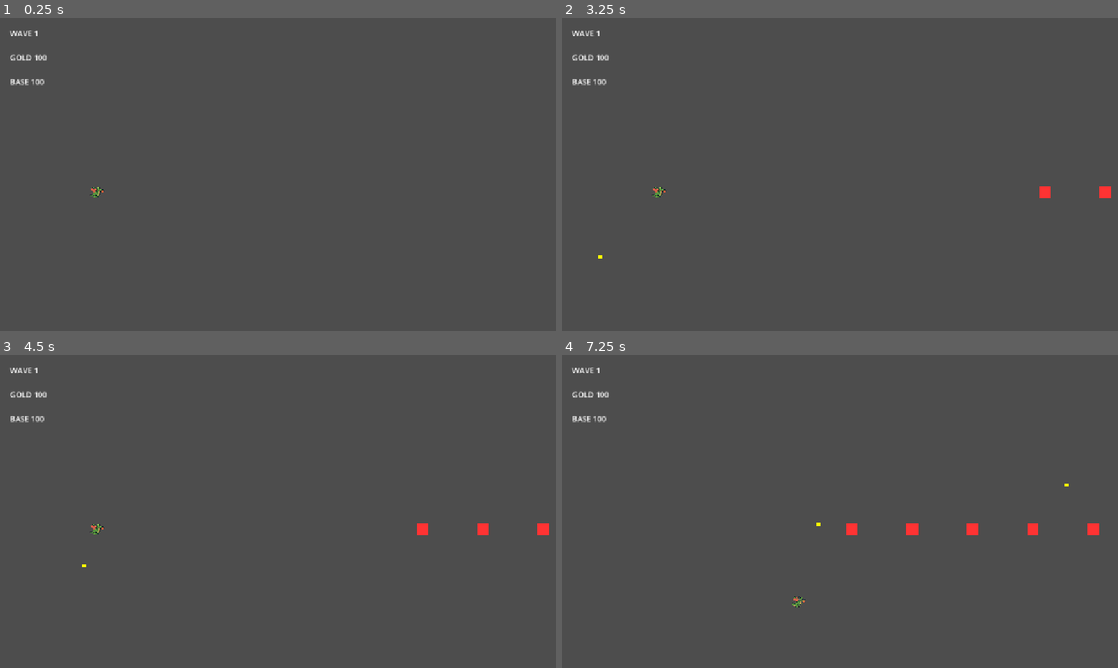
Above: before the commit, frames 1-4 (two rows, left to right).
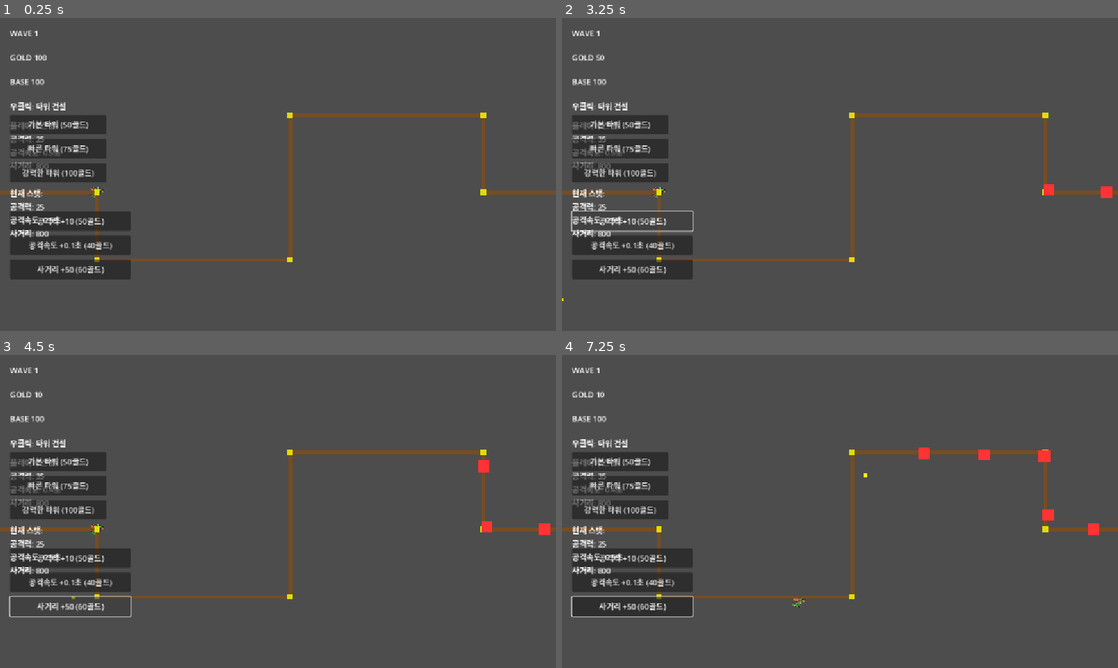
Above: after the commit, the same moments.

Repository: jjhnom/toyPjt
Game: Godot game, scene res://scenes/Main.tscn
The game is run twice, just before and just after one commit, with the same random seed, the same clock (stepped at 60 frames per second) and the same inputs.
Inputs (mouse positions are in pixels of both pictures, inside the frame that each line leads up to):
- Up to frame 1 (0.25 s): no input
- Up to frame 2 (3.25 s): click (617, 124) at 0.5 s, where only the run after the commit has a clickable "기본 타워 (50골드)"; click (617, 149) at 1.25 s, where only the run after the commit has a clickable "빠른 타워 (75골드)"; click (617, 171) at 2 s, where only the run after the commit has a clickable "강력한 타워 (100골드)"; click (634, 221) at 2.75 s, where only the run after the commit has a clickable "공격력 +10 (50골드)"
- Up to frame 3 (4.5 s): click (72, 583) at 3.5 s, where only the run after the commit has a clickable "공격속도 +0.1초 (40골드)"; click (72, 605) at 4.25 s, where only the run after the commit has a clickable "사거리 +50 (60골드)"
- Up to frame 4 (7.25 s): tap Enter (ui_accept, bound only before the commit) at 5, 5.85, 6.02, 6.32 s; move the mouse to (962, 495) at 5.02 s; hold D 5.03-5.78 s; hold Enter (ui_accept, bound only before the commit) 5.03-5.78 s; click (962, 495) at 5.17 s; move the mouse to (728, 527) at 5.77 s; hold S 5.78-6.53 s; click (728, 527) at 5.92 s; move the mouse to (895, 442) at 6.52 s; hold D from 6.53 s (still down); hold Enter (ui_accept, bound only before the commit) from 6.53 s (still down); click (895, 442) at 6.67 s

The runs differ from the first frame. In frame 1, 8.3% of the frame differs, in the area x 0-100%, y 26-84%; in frame 2, 7.7%; in frame 3, 7.6%; in frame 4, 9.0%, in the area x 0-100%, y 11-84%.

Commit message:
test

Diff:
--- a/project.godot
+++ b/project.godot
@@ -70,3 +70,10 @@
 "type": 0
 }]
 }
+ui_accept={
+"deadzone": 0.5,
+"events": [{
+"scancode": 32,
+"type": 0
+}]
+}
--- a/scenes/HUD.tscn
+++ b/scenes/HUD.tscn
@@ -20,3 +20,18 @@
 offset_right = 200.0
 offset_bottom = 160.0
 text = "BASE 100"
+[node name="TowerLabel" type="Label" parent="."]
+offset_left = 20.0
+offset_top = 170.0
+offset_right = 300.0
+offset_bottom = 200.0
+text = "우클릭: 타워 건설"
+[node name="PlayerStatsLabel" type="Label" parent="."]
+offset_left = 20.0
+offset_top = 210.0
+offset_right = 300.0
+offset_bottom = 280.0
+text = "플레이어 스탯:
+공격력: 25
+공격속도: 0.5초
+사거리: 800"
--- a/scenes/Main.tscn
+++ b/scenes/Main.tscn
@@ -1,9 +1,13 @@
-[gd_scene load_steps=5 format=3 uid="uid://dd5m1j78pxam1"]
+[gd_scene load_steps=9 format=3 uid="uid://dd5m1j78pxam1"]
 
 [ext_resource type="Script" uid="uid://g7kgjt0g2i1o" path="res://scripts/Main.gd" id="1"]
 [ext_resource type="PackedScene" path="res://scenes/Player.tscn" id="2"]
 [ext_resource type="PackedScene" path="res://scenes/HUD.tscn" id="3"]
 [ext_resource type="PackedScene" path="res://scenes/Spawner.tscn" id="4"]
+[ext_resource type="PackedScene" path="res://scenes/TowerManager.tscn" id="5"]
+[ext_resource type="PackedScene" path="res://scenes/TowerUI.tscn" id="6"]
+[ext_resource type="PackedScene" path="res://scenes/PlayerUpgradeUI.tscn" id="7"]
+[ext_resource type="PackedScene" path="res://scenes/PathVisualizer.tscn" id="8"]
 
 [node name="Main" type="Node2D"]
 script = ExtResource("1")
@@ -14,3 +18,11 @@
 [node name="HUD" parent="." instance=ExtResource("3")]
 
 [node name="Spawner" parent="." instance=ExtResource("4")]
+
+[node name="TowerManager" parent="." instance=ExtResource("5")]
+
+[node name="TowerUI" parent="." instance=ExtResource("6")]
+
+[node name="PlayerUpgradeUI" parent="." instance=ExtResource("7")]
+
+[node name="PathVisualizer" parent="." instance=ExtResource("8")]
--- /dev/null
+++ b/scenes/PathVisualizer.tscn
@@ -0,0 +1,5 @@
+[gd_scene load_steps=2]
+[ext_resource type="Script" path="res://scripts/PathVisualizer.gd" id="1"]
+
+[node name="PathVisualizer" type="Node2D"]
+script=ExtResource("1")
--- /dev/null
+++ b/scenes/PlayerUpgradeUI.tscn
@@ -0,0 +1,5 @@
+[gd_scene load_steps=2]
+[ext_resource type="Script" path="res://scripts/PlayerUpgradeUI.gd" id="1"]
+
+[node name="PlayerUpgradeUI" type="CanvasLayer"]
+script=ExtResource("1")
--- /dev/null
+++ b/scenes/Tower.tscn
@@ -0,0 +1,5 @@
+[gd_scene load_steps=2]
+[ext_resource type="Script" path="res://scripts/Tower.gd" id="1"]
+
+[node name="Tower" type="Area2D"]
+script=ExtResource("1")
--- /dev/null
+++ b/scenes/TowerManager.tscn
@@ -0,0 +1,5 @@
+[gd_scene load_steps=2]
+[ext_resource type="Script" path="res://scripts/TowerManager.gd" id="1"]
+
+[node name="TowerManager" type="Node2D"]
+script=ExtResource("1")
--- /dev/null
+++ b/scenes/TowerUI.tscn
@@ -0,0 +1,5 @@
+[gd_scene load_steps=2]
+[ext_resource type="Script" path="res://scripts/TowerUI.gd" id="1"]
+
+[node name="TowerUI" type="CanvasLayer"]
+script=ExtResource("1")
--- a/scripts/Enemy.gd
+++ b/scripts/Enemy.gd
@@ -5,6 +5,11 @@
 var current_hp = 100
 var hp_scale = 1.0
 var gold_reward = 5
+
+# 경로 관련 변수들
+var path_points = []
+var current_path_index = 0
+var path_finished = false
 
 # 죽음 신호
 signal enemy_died
@@ -17,12 +22,28 @@
 	# enemy 그룹에 추가 (투사체 충돌 감지용)
 	add_to_group("enemy")
 
+	# 경로 설정
+	setup_path()
+
 func _physics_process(_delta):
-	velocity = Vector2.LEFT * speed
-	move_and_slide()
+	# 경로를 따라 이동
+	if not path_finished and current_path_index < path_points.size():
+		var target_point = path_points[current_path_index]
+		var direction = (target_point - position).normalized()
 
-	# 화면 왼쪽 끝에 도달하면 베이스에 데미지
-	if position.x < -50:
+		# 목표 지점에 가까워지면 다음 지점으로 이동
+		if position.distance_to(target_point) < 10:
+			current_path_index += 1
+			if current_path_index >= path_points.size():
+				path_finished = true
+				damage_base()
+				queue_free()
+				return
+		else:
+			velocity = direction * speed
+			move_and_slide()
+	else:
+		# 경로가 끝났으면 베이스에 데미지
 		damage_base()
 		queue_free()
 
@@ -62,6 +83,27 @@
 	if main and main.has_method("on_enemy_reach_base"):
 		main.on_enemy_reach_base(1)
 
+	# Spawner에도 적이 베이스에 도달했다고 알림 (웨이브 클리어를 위해)
+	var spawner = main.get_node("Spawner")
+	if spawner and spawner.has_method("on_enemy_reach_base"):
+		spawner.on_enemy_reach_base()
+
+func setup_path():
+	# 기본 경로 설정 (오른쪽에서 시작해서 왼쪽으로 이동)
+	# 화면 크기: 1280x720
+	path_points = [
+		Vector2(1200, 360),  # 시작점 (오른쪽)
+		Vector2(1000, 360),  # 첫 번째 구간
+		Vector2(1000, 200),  # 위로 올라가기
+		Vector2(600, 200),   # 왼쪽으로 이동
+		Vector2(600, 500),   # 아래로 내려가기
+		Vector2(200, 500),   # 왼쪽으로 이동
+		Vector2(200, 360),   # 위로 올라가기
+		Vector2(-50, 360)    # 베이스 (왼쪽 끝)
+	]
+
+	print("적 경로 설정 완료! 경로 포인트 수: ", path_points.size())
+
 func connect_death_signal(target, method_name):
 	print("Enemy: 죽음 신호 연결 시도 - 대상: ", target, " 메서드: ", method_name)
 	enemy_died.connect(Callable(target, method_name))
--- a/scripts/HUD.gd
+++ b/scripts/HUD.gd
@@ -2,6 +2,7 @@
 @onready var wave_label=$WaveLabel
 @onready var gold_label=$GoldLabel
 @onready var base_label=$BaseLabel
+@onready var player_stats_label=$PlayerStatsLabel
 
 # 게임 상태 변수들
 var current_gold = 100  # 초기 골드
@@ -54,3 +55,7 @@
 # 게임 오버 체크
 func is_game_over():
 	return base_hp <= 0
+
+# 플레이어 스탯 업데이트
+func update_player_stats(damage, cooldown, range_value):
+	player_stats_label.text = "플레이어 스탯:\n공격력: %d\n공격속도: %.1f초\n사거리: %d" % [damage, cooldown, range_value]
--- /dev/null
+++ b/scripts/PathVisualizer.gd
@@ -0,0 +1,47 @@
+extends Node2D
+
+func _ready():
+	# 경로 시각화
+	draw_path()
+
+func draw_path():
+	# 경로 포인트들
+	var path_points = [
+		Vector2(1200, 360),  # 시작점 (오른쪽)
+		Vector2(1000, 360),  # 첫 번째 구간
+		Vector2(1000, 200),  # 위로 올라가기
+		Vector2(600, 200),   # 왼쪽으로 이동
+		Vector2(600, 500),   # 아래로 내려가기
+		Vector2(200, 500),   # 왼쪽으로 이동
+		Vector2(200, 360),   # 위로 올라가기
+		Vector2(-50, 360)    # 베이스 (왼쪽 끝)
+	]
+
+	# 경로 라인 그리기
+	for i in range(path_points.size() - 1):
+		var start_point = path_points[i]
+		var end_point = path_points[i + 1]
+
+		# 라인 노드 생성
+		var line = Line2D.new()
+		line.add_point(start_point)
+		line.add_point(end_point)
+		line.width = 8
+		line.default_color = Color(0.5, 0.3, 0.1, 0.8)  # 갈색 도로
+		add_child(line)
+
+	# 경로 포인트들에 마커 표시
+	for i in range(path_points.size()):
+		var point = path_points[i]
+		var marker = ColorRect.new()
+		marker.size = Vector2(12, 12)
+		marker.position = point - Vector2(6, 6)
+		if i == 0:
+			marker.color = Color(0, 1, 0, 0.8)  # 시작점: 초록색
+		elif i == path_points.size() - 1:
+			marker.color = Color(1, 0, 0, 0.8)  # 끝점: 빨간색
+		else:
+			marker.color = Color(1, 1, 0, 0.8)  # 중간점: 노란색
+		add_child(marker)
+
+	print("경로 시각화 완료! 포인트 수: ", path_points.size())
--- a/scripts/Player.gd
+++ b/scripts/Player.gd
@@ -4,6 +4,7 @@
 var projectile_scene = preload("res://scenes/Projectile.tscn")
 var attack_damage = 25
 var attack_cooldown = 0.5
+var attack_range = 800  # 사거리 추가
 var last_attack_time = 0.0
 
 func _ready():
@@ -12,6 +13,8 @@
 
 		# player 그룹에 추가 (투사체 충돌 방지용)
 		add_to_group("player")
+
+		print("플레이어 초기화 완료! 위치: %s, 공격력: %d, 쿨다운: %.2f초, 사거리: %d" % [position, attack_damage, attack_cooldown, attack_range])
 
 
 func _physics_process(delta):
@@ -41,26 +44,51 @@
 func handle_attack(delta):
 		last_attack_time += delta
 
-		# 마우스 클릭 직접 감지
-		if Input.is_mouse_button_pressed(MOUSE_BUTTON_LEFT) and last_attack_time >= attack_cooldown:
+		# 여러 가지 입력 방법으로 공격 감지
+		var attack_pressed = false
+
+		# 1. 액션 기반 입력
+		if Input.is_action_just_pressed("attack"):
+				attack_pressed = true
+				print("플레이어: 액션 기반 공격 감지!")
+
+		# 2. 직접 마우스 버튼 감지
+		elif Input.is_mouse_button_pressed(MOUSE_BUTTON_LEFT):
+				attack_pressed = true
+				print("플레이어: 직접 마우스 버튼 감지!")
+
+		# 3. 스페이스바로도 공격 가능 (테스트용)
+		elif Input.is_action_just_pressed("ui_accept"):
+				attack_pressed = true
+				print("플레이어: 스페이스바 공격 감지!")
+
+		if attack_pressed and last_attack_time >= attack_cooldown:
+				print("플레이어: 공격 시도! 쿨다운: %.2f/%.2f" % [last_attack_time, attack_cooldown])
 				shoot_projectile()
 				last_attack_time = 0.0
+		elif attack_pressed:
+				print("플레이어: 공격 시도했지만 쿨다운 중 (%.2f/%.2f)" % [last_attack_time, attack_cooldown])
 
 func shoot_projectile():
+		print("플레이어: 투사체 발사 시작!")
+
 		# 투사체 생성
 		var projectile = projectile_scene.instantiate()
 		get_tree().current_scene.add_child(projectile)
 
-		# 투사체 위치 설정 (플레이어 위치)
-		projectile.position = position
-
-		# 마우스 방향으로 발사
+		# 투사체 위치 설정 (플레이어 위치에서 약간 앞으로)
 		var mouse_pos = get_global_mouse_position()
 		var direction = (mouse_pos - position).normalized()
+		projectile.position = position + direction * 30  # 플레이어에서 30픽셀 앞에 생성
+
+		# 방향 설정
 		projectile.set_direction(direction)
 
-		# 데미지 설정
+		# 데미지와 사거리 설정
 		projectile.set_damage(attack_damage)
+		projectile.set_range(attack_range)
+
+		print("플레이어: 투사체 발사 완료! 위치: %s, 방향: %s, 데미지: %d, 사거리: %d" % [projectile.position, direction, attack_damage, attack_range])
 
 func upgrade_attack_damage(amount):
 	attack_damage += amount
@@ -69,3 +97,15 @@
 func upgrade_attack_speed(amount):
 	attack_cooldown = max(0.1, attack_cooldown - amount)
 	print("공격 속도 업그레이드: 쿨다운 %.2f초" % attack_cooldown)
+
+func upgrade_attack_range(amount):
+	attack_range += amount
+	print("사거리 업그레이드: %d" % attack_range)
+
+# 현재 스탯 정보 반환
+func get_stats():
+	return {
+		"damage": attack_damage,
+		"cooldown": attack_cooldown,
+		"range": attack_range
+	}
--- /dev/null
+++ b/scripts/PlayerUpgradeUI.gd
@@ -0,0 +1,80 @@
+extends CanvasLayer
+
+@onready var player = get_tree().current_scene.get_node("Player")
+@onready var hud = get_tree().current_scene.get_node("HUD")
+
+var upgrade_costs = {
+	"damage": 50,
+	"speed": 40,
+	"range": 60
+}
+
+var upgrade_amounts = {
+	"damage": 10,
+	"speed": 0.1,
+	"range": 50
+}
+
+func _ready():
+	# 업그레이드 버튼들 생성
+	create_upgrade_buttons()
+
+func create_upgrade_buttons():
+	# 공격력 업그레이드 버튼
+	var damage_button = create_button("공격력 +10 (%d골드)" % upgrade_costs["damage"], Vector2(20, 400))
+	damage_button.pressed.connect(_on_damage_upgrade_pressed)
+
+	# 공격속도 업그레이드 버튼
+	var speed_button = create_button("공격속도 +0.1초 (%d골드)" % upgrade_costs["speed"], Vector2(20, 450))
+	speed_button.pressed.connect(_on_speed_upgrade_pressed)
+
+	# 사거리 업그레이드 버튼
+	var range_button = create_button("사거리 +50 (%d골드)" % upgrade_costs["range"], Vector2(20, 500))
+	range_button.pressed.connect(_on_range_upgrade_pressed)
+
+	# 스탯 표시 라벨
+	var stats_label = Label.new()
+	stats_label.position = Vector2(20, 350)
+	stats_label.text = "현재 스탯:\n공격력: 25\n공격속도: 0.5초\n사거리: 800"
+	add_child(stats_label)
+
+func create_button(text, pos):
+	var button = Button.new()
+	button.text = text
+	button.position = pos
+	button.size = Vector2(250, 40)
+	add_child(button)
+	return button
+
+func _on_damage_upgrade_pressed():
+	if hud and hud.spend_gold(upgrade_costs["damage"]):
+		player.upgrade_attack_damage(upgrade_amounts["damage"])
+		upgrade_costs["damage"] += 10  # 다음 업그레이드 비용 증가
+		update_hud_stats()
+		print("공격력 업그레이드 완료! 비용: %d골드" % (upgrade_costs["damage"] - 10))
+	else:
+		print("골드가 부족합니다! 필요: %d골드" % upgrade_costs["damage"])
+
+func _on_speed_upgrade_pressed():
+	if hud and hud.spend_gold(upgrade_costs["speed"]):
+		player.upgrade_attack_speed(upgrade_amounts["speed"])
+		upgrade_costs["speed"] += 5  # 다음 업그레이드 비용 증가
+		update_hud_stats()
+		print("공격속도 업그레이드 완료! 비용: %d골드" % (upgrade_costs["speed"] - 5))
+	else:
+		print("골드가 부족합니다! 필요: %d골드" % upgrade_costs["speed"])
+
+func _on_range_upgrade_pressed():
+	if hud and hud.spend_gold(upgrade_costs["range"]):
+		player.upgrade_attack_range(upgrade_amounts["range"])
+		upgrade_costs["range"] += 15  # 다음 업그레이드 비용 증가
+		update_hud_stats()
+		print("사거리 업그레이드 완료! 비용: %d골드" % (upgrade_costs["range"] - 15))
+	else:
+		print("골드가 부족합니다! 필요: %d골드" % upgrade_costs["range"])
+
+# HUD 스탯 업데이트
+func update_hud_stats():
+	if player and hud:
+		var stats = player.get_stats()
+		hud.update_player_stats(stats["damage"], stats["cooldown"], stats["range"])
--- a/scripts/Projectile.gd
+++ b/scripts/Projectile.gd
@@ -1,8 +1,11 @@
 extends Area2D
 
-var speed = 400
+var speed = 600
 var damage = 25
 var direction = Vector2.RIGHT
+var max_range = 300  # 최대 사거리
+var traveled_distance = 0.0  # 이동한 거리
+var start_position = Vector2.ZERO  # 시작 위치
 
 func _ready():
 	# 충돌 감지 연결
@@ -12,11 +15,26 @@
 	# projectile 그룹에 추가 (정리용)
 	add_to_group("projectile")
 
+	# 시작 위치 저장
+	start_position = position
+
+	print("투사체 생성! 위치: %s, 방향: %s, 데미지: %d, 사거리: %d" % [position, direction, damage, max_range])
+
 func _physics_process(delta):
 	position += direction * speed * delta
 
+	# 이동한 거리 계산
+	traveled_distance = start_position.distance_to(position)
+
+	# 사거리 초과하면 제거
+	if traveled_distance >= max_range:
+		print("투사체: 사거리 초과로 제거! 이동거리: %.1f/%d" % [traveled_distance, max_range])
+		queue_free()
+		return
+
 	# 화면 밖으로 나가면 제거
 	if position.x > 1300 or position.x < -100 or position.y > 800 or position.y < -100:
+		print("투사체: 화면 밖으로 나가서 제거! 위치: %s" % position)
 		queue_free()
 
 func _on_body_entered(body):
@@ -24,6 +42,10 @@
 	# 플레이어와 충돌하면 무시
 	if body.is_in_group("player"):
 		print("플레이어와 충돌 - 무시")
+		return
+	# 타워와 충돌하면 무시
+	if body.is_in_group("tower"):
+		print("타워와 충돌 - 무시")
 		return
 	# 적과 충돌했을 때
 	if body.is_in_group("enemy"):
@@ -54,3 +76,6 @@
 
 func set_direction(dir):
 	direction = dir.normalized()
+
+func set_range(range_value):
+	max_range = range_value
--- a/scripts/Spawner.gd
+++ b/scripts/Spawner.gd
@@ -75,10 +75,9 @@
 				spawn_timer = 0.0
 				enemies_spawned += 1
 
-		# 모든 적을 스폰했고, 모든 적이 죽었으면 웨이브 클리어
-		elif enemies_killed >= default_enemy_count:
-			print("웨이브 클리어 조건 만족: %d/%d" % [enemies_killed, default_enemy_count])
-			notify_wave_cleared()
+		# 모든 적을 스폰했고, 모든 적이 처리되었으면 웨이브 클리어
+		elif enemies_spawned >= default_enemy_count:
+			check_wave_clear()
 		return
 
 	var wave_info = wave_data[wave_key]
@@ -93,16 +92,15 @@
 			spawn_timer = 0.0
 			enemies_spawned += 1
 
-	# 모든 적을 스폰했고, 모든 적이 죽었으면 웨이브 클리어
-	elif enemies_killed >= enemy_count:
-		print("웨이브 클리어 조건 만족: %d/%d" % [enemies_killed, enemy_count])
-		notify_wave_cleared()
+	# 모든 적을 스폰했고, 모든 적이 처리되었으면 웨이브 클리어
+	elif enemies_spawned >= enemy_count:
+		check_wave_clear()
 
 func spawn_enemy(hp_scale):
 	var enemy = enemy_scene.instantiate()
 	get_tree().current_scene.add_child(enemy)
 
-	# 적 위치 설정 (화면 오른쪽에서 시작)
+	# 적 위치 설정 (경로의 시작점)
 	enemy.position = Vector2(1200, 360)
 
 	# HP 스케일 적용 (Enemy 스크립트에 hp_scale 변수가 있다고 가정)
@@ -131,7 +129,35 @@
 	else:
 		print("Main 노드를 찾을 수 없거나 on_enemy_killed 메서드가 없습니다!")
 
+	# 웨이브 클리어 체크
+	check_wave_clear()
+
+func on_enemy_reach_base():
+	# 적이 베이스에 도달했을 때도 처치된 것으로 카운트 (웨이브 클리어를 위해)
+	enemies_killed += 1
+	print("Spawner: 적이 베이스에 도달! %d/%d" % [enemies_killed, enemies_spawned])
+
+	# 웨이브 클리어 체크
+	check_wave_clear()
+
 func notify_wave_cleared():
 	print("웨이브 %d 클리어!" % current_wave)
 	if main_node and main_node.has_method("notify_wave_cleared"):
 		main_node.notify_wave_cleared()
+
+func check_wave_clear():
+	# 웨이브 데이터 확인
+	var wave_key = str(current_wave)
+	var enemy_count = 0
+
+	if wave_data.has(wave_key):
+		var wave_info = wave_data[wave_key]
+		enemy_count = wave_info.get("count", 1)
+	else:
+		# 기본값으로 웨이브 진행
+		enemy_count = 10 + current_wave * 2
+
+	# 모든 적을 스폰했고, 모든 적이 처리되었으면 웨이브 클리어
+	if enemies_spawned >= enemy_count and enemies_killed >= enemy_count:
+		print("웨이브 클리어 조건 만족: %d/%d" % [enemies_killed, enemy_count])
+		notify_wave_cleared()
--- /dev/null
+++ b/scripts/Tower.gd
@@ -0,0 +1,102 @@
+extends Area2D
+
+var damage = 30
+var attack_range = 200
+var fire_rate = 0.5
+var last_shot_time = 0.0
+var target = null
+var projectile_scene = preload("res://scenes/Projectile.tscn")
+
+func _ready():
+	# 타워 그룹에 추가
+	add_to_group("tower")
+
+	# 시각적 요소 추가
+	var color_rect = ColorRect.new()
+	color_rect.size = Vector2(40, 40)
+	color_rect.position = Vector2(-20, -20)
+	color_rect.color = Color(0.2, 0.8, 0.2, 1)  # 초록색
+	add_child(color_rect)
+
+	# 충돌 모양 추가
+	var collision = CollisionShape2D.new()
+	var shape = CircleShape2D.new()
+	shape.radius = 20
+	collision.shape = shape
+	add_child(collision)
+
+	# 사거리 표시 (디버깅용)
+	var range_circle = ColorRect.new()
+	range_circle.size = Vector2(attack_range * 2, attack_range * 2)
+	range_circle.position = Vector2(-attack_range, -attack_range)
+	range_circle.color = Color(0.2, 0.8, 0.2, 0.1)  # 반투명 초록색
+	add_child(range_circle)
+
+	print("타워 초기화 완료! 위치: ", position, " 사거리: ", attack_range)
+
+func _process(delta):
+	last_shot_time += delta
+
+	# 가장 가까운 적 찾기
+	find_target()
+
+	# 타겟이 있고 공격 가능하면 공격
+	if target and last_shot_time >= fire_rate:
+		print("타워 공격! 타겟: ", target.name, " 거리: ", position.distance_to(target.position))
+		shoot()
+	elif target:
+		print("타워: 타겟 있음, 공격 쿨다운 중 (%.2f/%.2f)" % [last_shot_time, fire_rate])
+	elif not target:
+		print("타워: 타겟 없음")
+
+func find_target():
+	var enemies = get_tree().get_nodes_in_group("enemy")
+	var closest_enemy = null
+	var closest_distance = attack_range
+
+	print("타워: 적 %d마리 발견" % enemies.size())
+
+	for enemy in enemies:
+		var distance = position.distance_to(enemy.position)
+		print("타워: 적 거리 %.1f (사거리: %d)" % [distance, attack_range])
+		if distance <= attack_range and distance < closest_distance:
+			closest_enemy = enemy
+			closest_distance = distance
+			print("타워: 새로운 타겟 설정! 거리: %.1f" % distance)
+
+	target = closest_enemy
+
+func shoot():
+	if not target:
+		print("타워: 타겟이 없어서 공격 불가")
+		return
+
+	print("타워: 투사체 발사! 타겟: ", target.name)
+
+	# 투사체 생성
+	var projectile = projectile_scene.instantiate()
+	get_tree().current_scene.add_child(projectile)
+
+	# 투사체 위치 설정
+	projectile.position = position
+
+	# 타겟 방향으로 발사
+	var direction = (target.position - position).normalized()
+	projectile.set_direction(direction)
+	projectile.set_damage(damage)
+
+	print("타워: 투사체 생성 완료! 위치: ", position, " 방향: ", direction, " 데미지: ", damage)
+
+	last_shot_time = 0.0
+
+func upgrade_damage(amount):
+	damage += amount
+	print("타워 공격력 업그레이드: %d" % damage)
+
+func upgrade_range(amount):
+	attack_range += amount
+	print("타워 사거리 업그레이드: %d" % attack_range)
+
+func upgrade_speed(amount):
+	fire_rate = max(0.1, fire_rate - amount)
+	print("타워 공격속도 업그레이드: %.2f초" % fire_rate)
--- /dev/null
+++ b/scripts/TowerManager.gd
@@ -0,0 +1,40 @@
+extends Node2D
+
+var tower_scene = preload("res://scenes/Tower.tscn")
+var selected_tower_type = "basic"
+var tower_costs = {
+	"basic": 50,
+	"rapid": 75,
+	"heavy": 100
+}
+
+func _ready():
+	# 타워 매니저 그룹에 추가
+	add_to_group("tower_manager")
+
+func _input(event):
+	# 마우스 클릭으로 타워 건설
+	if event is InputEventMouseButton and event.pressed and event.button_index == MOUSE_BUTTON_RIGHT:
+		var mouse_pos = get_global_mouse_position()
+		build_tower(mouse_pos)
+
+func build_tower(pos):
+	# 타워 건설 비용 확인
+	var cost = tower_costs.get(selected_tower_type, 50)
+	var main = get_tree().current_scene
+	if main and main.hud and main.hud.current_gold >= cost:
+		# 골드 차감
+		main.hud.spend_gold(cost)
+
+		# 타워 생성
+		var tower = tower_scene.instantiate()
+		get_tree().current_scene.add_child(tower)
+		tower.position = pos
+
+		print("타워 건설 완료: %s 타워 (비용: %d골드)" % [selected_tower_type, cost])
+	else:
+		print("골드가 부족합니다! 필요: %d골드" % cost)
+
+func set_tower_type(type):
+	selected_tower_type = type
+	print("선택된 타워 타입: %s" % type)
--- /dev/null
+++ b/scripts/TowerUI.gd
@@ -0,0 +1,40 @@
+extends CanvasLayer
+
+@onready var tower_manager = get_tree().current_scene.get_node("TowerManager")
+
+func _ready():
+	# 타워 건설 버튼들 생성
+	create_tower_buttons()
+
+func create_tower_buttons():
+	# 기본 타워 버튼
+	var basic_button = create_button("기본 타워 (50골드)", Vector2(20, 200))
+	basic_button.pressed.connect(_on_basic_tower_pressed)
+
+	# 빠른 타워 버튼
+	var rapid_button = create_button("빠른 타워 (75골드)", Vector2(20, 250))
+	rapid_button.pressed.connect(_on_rapid_tower_pressed)
+
+	# 강력한 타워 버튼
+	var heavy_button = create_button("강력한 타워 (100골드)", Vector2(20, 300))
+	heavy_button.pressed.connect(_on_heavy_tower_pressed)
+
+func create_button(text, pos):
+	var button = Button.new()
+	button.text = text
+	button.position = pos
+	button.size = Vector2(200, 40)
+	add_child(button)
+	return button
+
+func _on_basic_tower_pressed():
+	if tower_manager:
+		tower_manager.set_tower_type("basic")
+
+func _on_rapid_tower_pressed():
+	if tower_manager:
+		tower_manager.set_tower_type("rapid")
+
+func _on_heavy_tower_pressed():
+	if tower_manager:
+		tower_manager.set_tower_type("heavy")
Not shown, added: scripts/PathVisualizer.gd.uid
Not shown, added: scripts/PlayerUpgradeUI.gd.uid
Not shown, added: scripts/Tower.gd.uid
Not shown, added: scripts/TowerManager.gd.uid
Not shown, added: scripts/TowerUI.gd.uid
Not shown, changed: test.exe
Not shown, added: test_v0.2.zip
